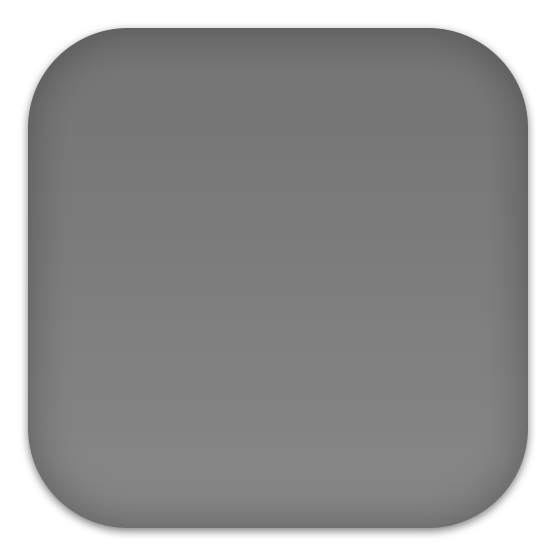
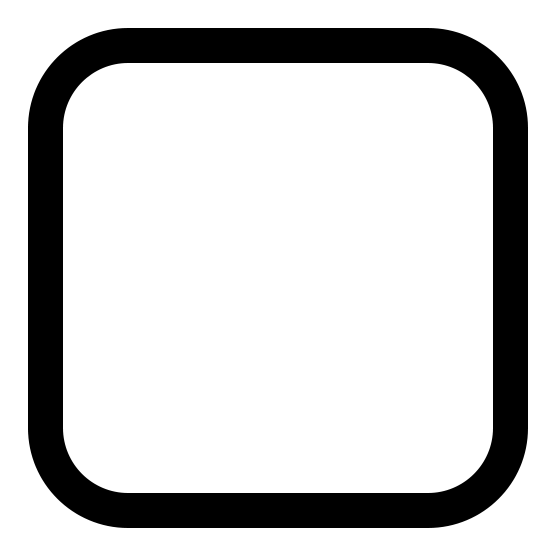
Revision of a layered 555×555 image; what changed, layer by layer:
painted on "角丸長方形 1" over [28, 28, 528, 528]
